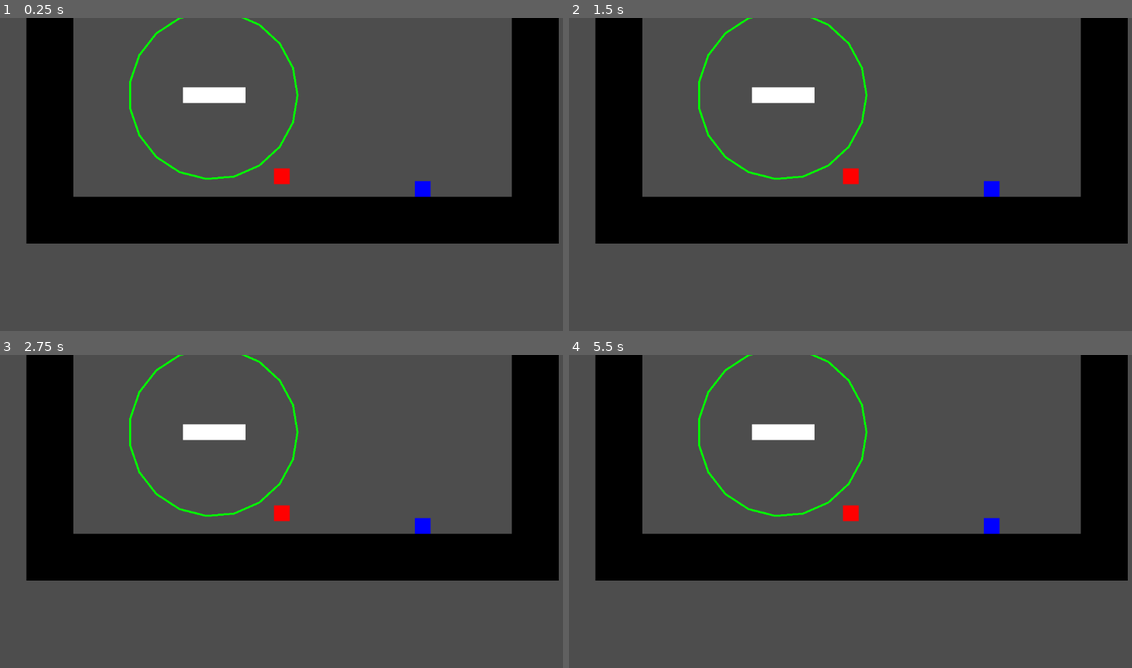
Above: before the commit, frames 1-4 (two rows, left to right).
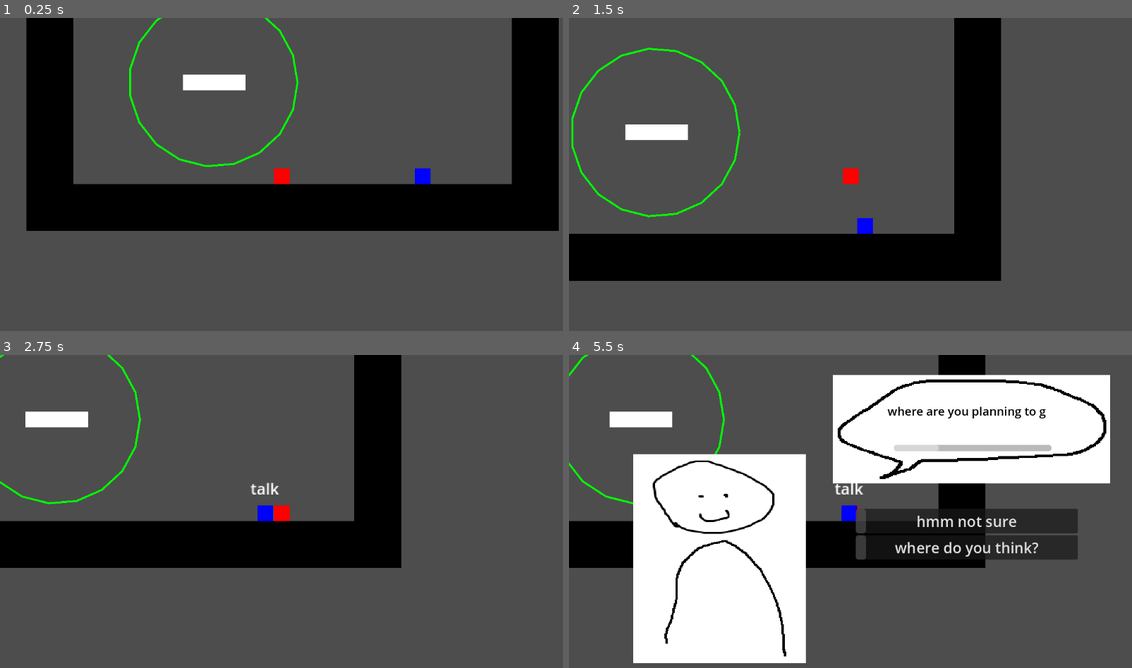
Above: after the commit, the same moments.

Repository: Lukko-Digital/upwell
Game: Godot game, scene res://src/main.tscn
Two runs of this game, one before a commit and one after it. Both use one fixed random seed, a clock stepped at 60 frames per second and the inputs below.
Inputs (mouse positions are in pixels of both pictures, inside the frame that each line leads up to):
- Up to frame 1 (0.25 s): no input
- Up to frame 2 (1.5 s): tap Enter at 0.5 s; move the mouse to (974, 161) at 0.52 s; hold Right mouse button (attract) 0.53-1.28 s; hold D (right) from 0.53 s (still down); tap Space (jump) at 0.77 s; click (974, 161) at 0.8 s; move the mouse to (737, 193) at 1.27 s; click (737, 193) at 1.35 s
- Up to frame 3 (2.75 s): tap Space (jump) at 1.52 s; right-click (168, 530) at 1.55 s; move the mouse to (337, 442) at 2.02 s; release D (right) at 2.03 s; hold A (left) from 2.03 s (still down); hold Right mouse button (attract) from 2.03 s (still down); click (337, 442) at 2.3 s
- Up to frame 4 (5.5 s): move the mouse to (822, 577) at 2.77 s; release A (left) at 2.78 s; release Right mouse button (attract) at 2.78 s; hold D (right) 2.78-4.28 s; tap Q (interact) at 2.85 s; tap Space (jump) at 3.02, 3.5, 3.77, 4.52 s; right-click (822, 577) at 3.05 s; move the mouse to (1019, 561) at 3.52 s; press the mouse at (1019, 561) at 3.53 s; tap Enter at 4.25 s; move the mouse to (681, 464) at 4.27 s; release the mouse at (681, 464) at 4.28 s; hold A (left) 4.28-5.03 s; right-click (681, 464) at 4.35 s; move the mouse to (878, 514) at 5.02 s; press the mouse at (878, 514) at 5.03 s; hold D (right) from 5.03 s (still down)

The runs differ from the first frame. In frame 1, 9.3% of the frame differs, in the area x 4-100%, y 0-73%; in frame 2, 37%; in frame 3, 26%; in frame 4, 57%, in the area x 0-100%, y 0-99%.
Error before the commit: Parse Error: Identifier "recalling" not declared in the current scope. (res://src/player.gd:47)

Commit message:
attract and repel from gravity regions

Diff:
--- a/src/main.tscn
+++ b/src/main.tscn
@@ -24,6 +24,8 @@
 
 [node name="ArtificialGravity" type="Area2D" parent="."]
 position = Vector2(-241, -104)
+collision_layer = 4
+collision_mask = 0
 script = ExtResource("4_6cyqj")
 
 [node name="CollisionShape2D" type="CollisionShape2D" parent="ArtificialGravity"]
--- a/src/player.gd
+++ b/src/player.gd
@@ -16,7 +16,7 @@
 	RECALL_BOOST = 400
 }
 
-@onready var pickup_area: Area2D = $PickupArea
+@onready var gravity_detector: Area2D = $GravityDetector
 @onready var interactable_detector: Area2D = $InteractableDetector
 @onready var dialogue_ui: DialogueUI = $DialogueUi
 
@@ -24,9 +24,6 @@
 
 # PLACEHOLDER IMPLEMENTATION, TO BE IMPROVED
 var interacting: bool = false
-
-func _ready() -> void:
-	dialogue_ui.hide()
 
 func _physics_process(delta):
 	if interacting:
@@ -44,18 +41,18 @@
 		velocity.y += gravity * delta / 1.5
 
 func repel() -> bool:
-	if Input.is_action_pressed("repel") and not pickup_area.get_overlapping_areas().is_empty() and not recalling:
-		var vec_to_drill = (drill.global_position - global_position).normalized()
-		velocity = velocity.lerp( - vec_to_drill * DRILL.ATTRACT_SPEED, DRILL.ACCEL)
+	var gravity_regions: Array[Area2D] = gravity_detector.get_overlapping_areas()
+	if Input.is_action_pressed("repel") and not gravity_regions.is_empty():
+		var vec_to_gravity = (gravity_regions[0].global_position - global_position).normalized()
+		velocity = velocity.lerp( - vec_to_gravity * DRILL.ATTRACT_SPEED, DRILL.ACCEL)
 		return true
 	return false
 
 func attract() -> bool:
-	if not drill:
-		return false
-	if Input.is_action_pressed("attract") and not pickup_area.get_overlapping_areas().is_empty() and not recalling:
-		var vec_to_drill = (drill.global_position - global_position).normalized()
-		velocity = velocity.lerp(vec_to_drill * DRILL.ATTRACT_SPEED, DRILL.ACCEL)
+	var gravity_regions: Array[Area2D] = gravity_detector.get_overlapping_areas()
+	if Input.is_action_pressed("attract") and not gravity_regions.is_empty():
+		var vec_to_gravity = (gravity_regions[0].global_position - global_position).normalized()
+		velocity = velocity.lerp(vec_to_gravity * DRILL.ATTRACT_SPEED, DRILL.ACCEL)
 		return true
 	return false
 
--- a/src/player.tscn
+++ b/src/player.tscn
@@ -7,6 +7,7 @@
 size = Vector2(16, 16)
 
 [sub_resource type="RectangleShape2D" id="RectangleShape2D_163mm"]
+size = Vector2(16, 16)
 
 [sub_resource type="RectangleShape2D" id="RectangleShape2D_d8ltk"]
 size = Vector2(16, 16)
@@ -25,11 +26,11 @@
 [node name="CollisionShape2D" type="CollisionShape2D" parent="."]
 shape = SubResource("RectangleShape2D_piej1")
 
-[node name="PickupArea" type="Area2D" parent="."]
+[node name="GravityDetector" type="Area2D" parent="."]
 collision_layer = 0
 collision_mask = 4
 
-[node name="CollisionShape2D" type="CollisionShape2D" parent="PickupArea"]
+[node name="CollisionShape2D" type="CollisionShape2D" parent="GravityDetector"]
 shape = SubResource("RectangleShape2D_163mm")
 
 [node name="InteractableDetector" type="Area2D" parent="."]
